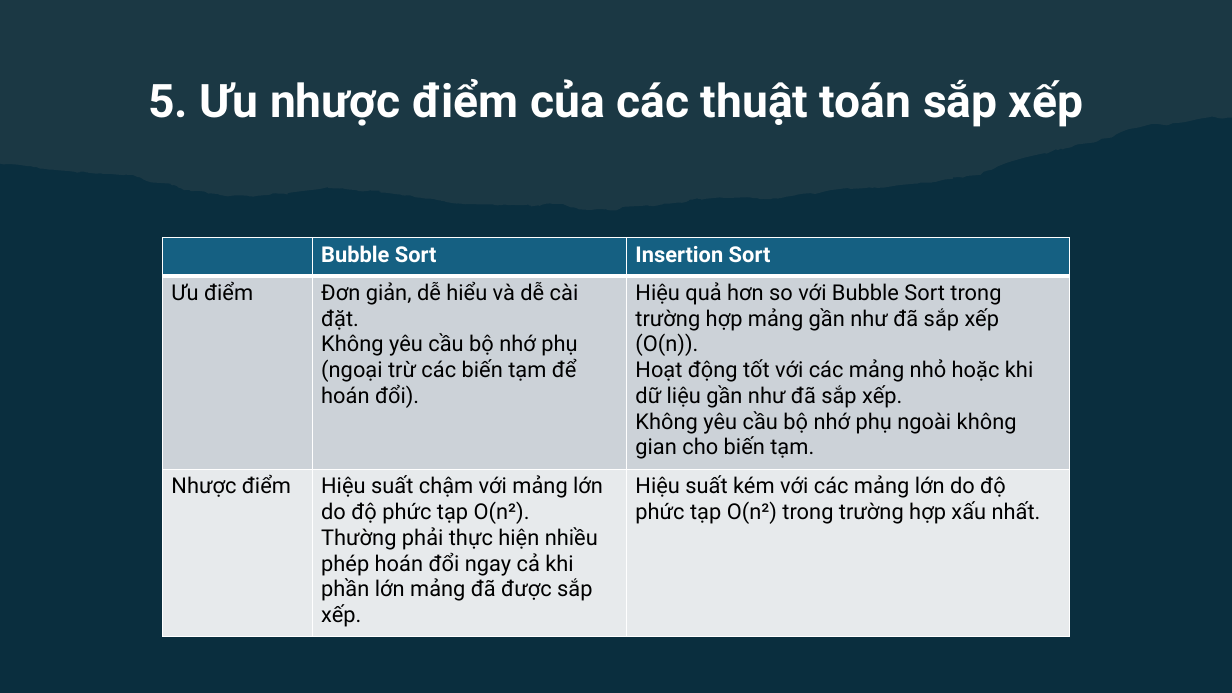
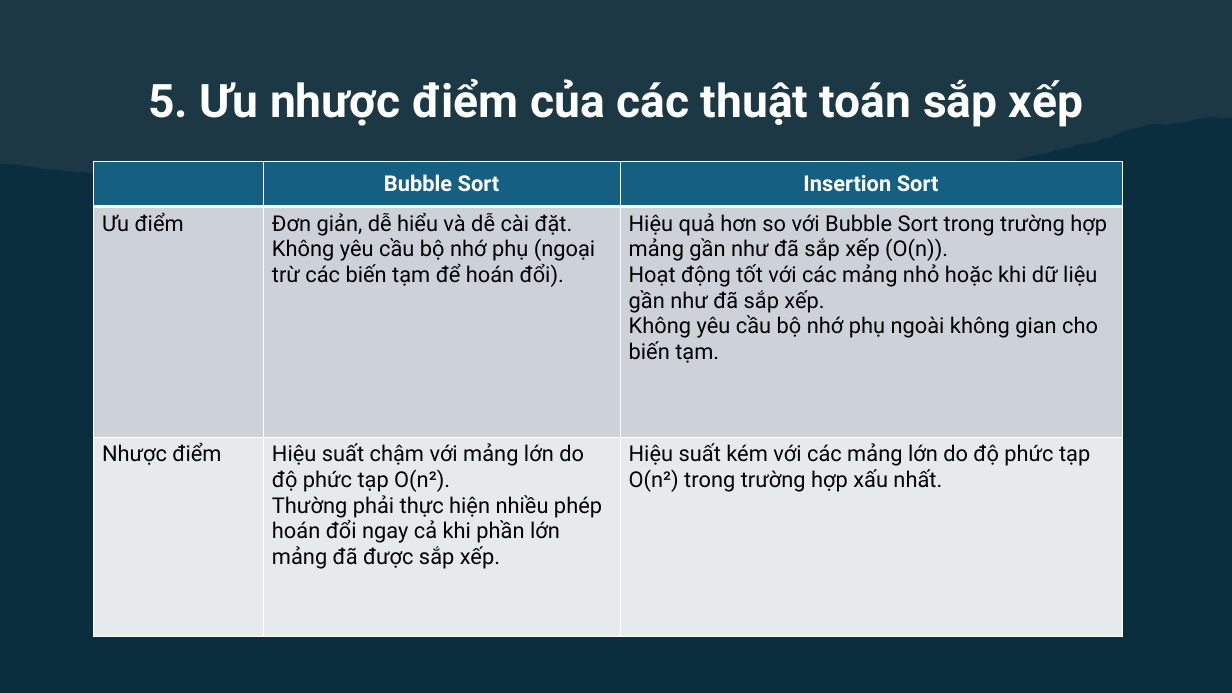
Before and after one commit to ngotuanviet/BTLDSA, a slide deck: slide 142 of ThuyetTrinh/SlideThuyetTrinh.pptx (slide 141 before the commit). Drawn at 1232x693 pixels with LibreOffice and Linux fonts; fonts in the diff are those of the drawing. Boxes give left, top, right and bottom in pixels: in the first picture for what was removed or moved away, otherwise in the second. Text is boxed around its words. In the diff, an @@ line names an element or a change of style, - is before the commit and + after.

Commit message:
update

```diff
--- a/ThuyetTrinh/SlideThuyetTrinh.pptx
+++ b/ThuyetTrinh/SlideThuyetTrinh.pptx
@@ table at [93,161,1122,637] @@
@@ alignment left to centre @@
@@ table: place and size @@
-table at [163,238,1069,637]
+table at [93,161,1122,637]
```
Also in this commit, not shown: 1 other slide changed, 1 slide added.
